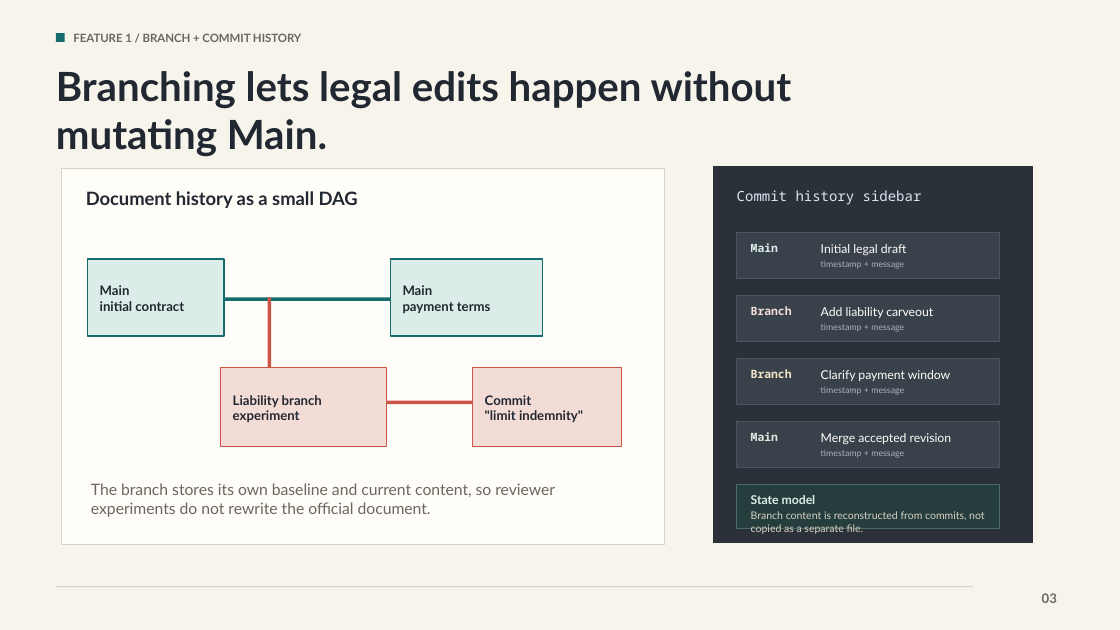
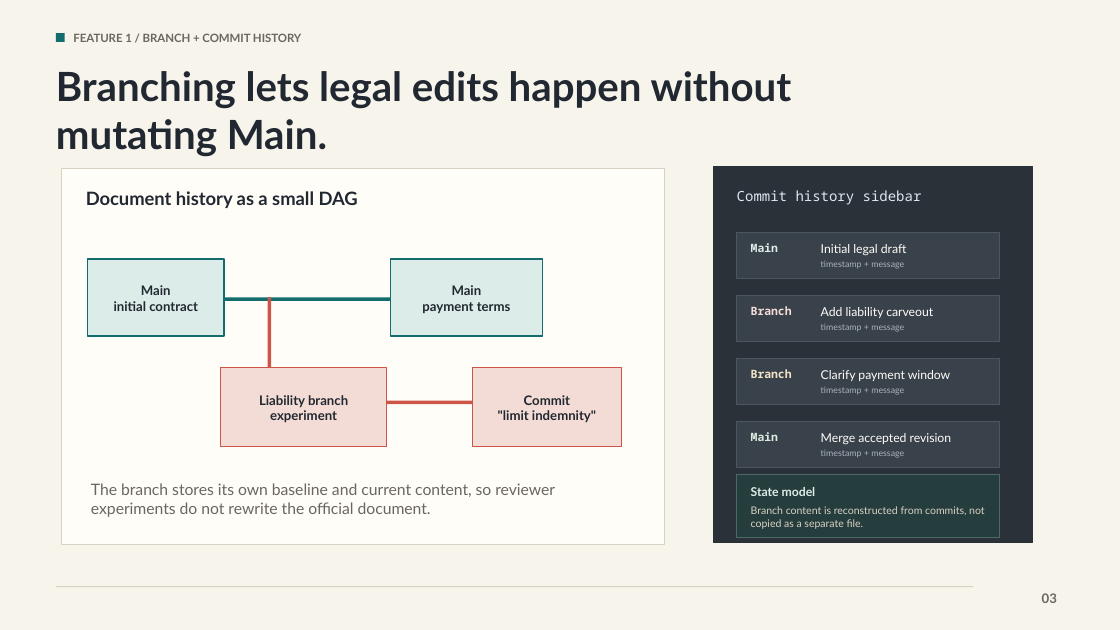
Before and after one commit to dangjacob101/DocuCommit, a slide deck: slide 3 of docucommit-final-presentation.pptx. Drawn at 1120x630 pixels with LibreOffice and Linux fonts; fonts in the diff are those of the drawing. Boxes give left, top, right and bottom in pixels: in the first picture for what was removed or moved away, otherwise in the second. Text is boxed around its words. In the diff, an @@ line names an element or a change of style, - is before the commit and + after.

Commit message:
Fix final presentation layout

```diff
--- a/docucommit-final-presentation.pptx
+++ b/docucommit-final-presentation.pptx
@@ alignment left to centre in 4 elements at (114, 285, 198, 311), (422, 285, 511, 313), (259, 395, 348, 423), (498, 395, 596, 422) @@
@@ rectangle: place and size @@
-rectangle at (737, 485, 999, 528)
+rectangle at (737, 475, 999, 538)
@@ text "State model": place and size @@
-text "State model" at (751, 495, 816, 504)
+text "State model" at (751, 487, 816, 496)
@@ text "Branch content is reconstructed from ...": place and size @@
-text "Branch content is reconstructed from ..." at (751, 511, 985, 534)
+text "Branch content is reconstructed from ..." at (751, 506, 985, 529)
```
Also in this commit, not shown: 5 other slides changed.
